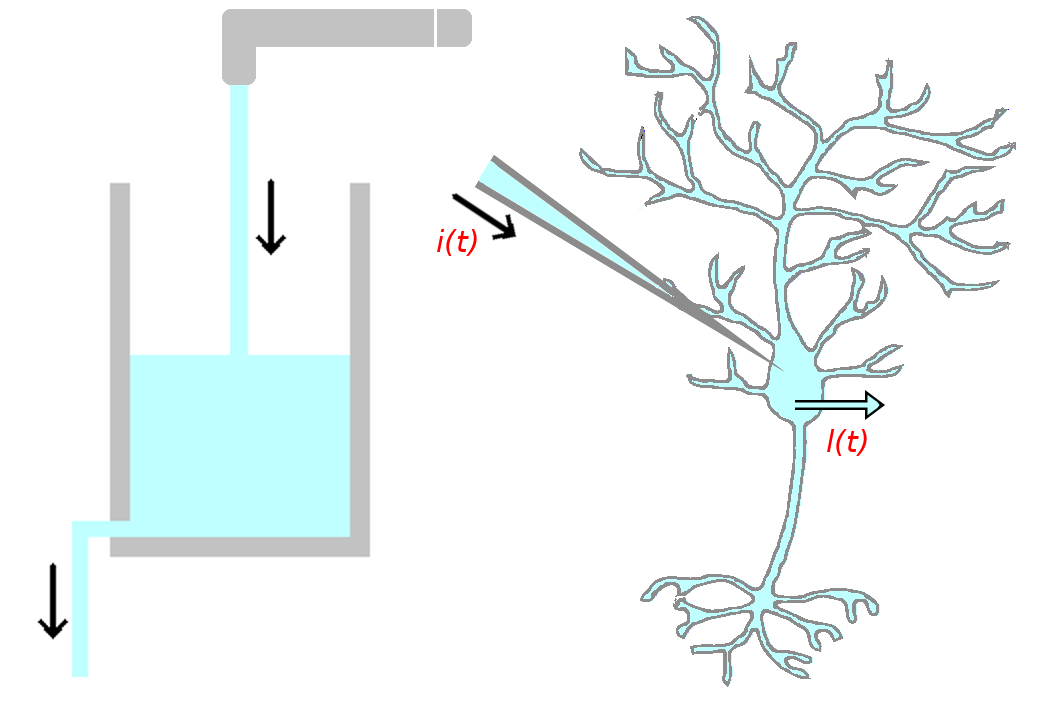
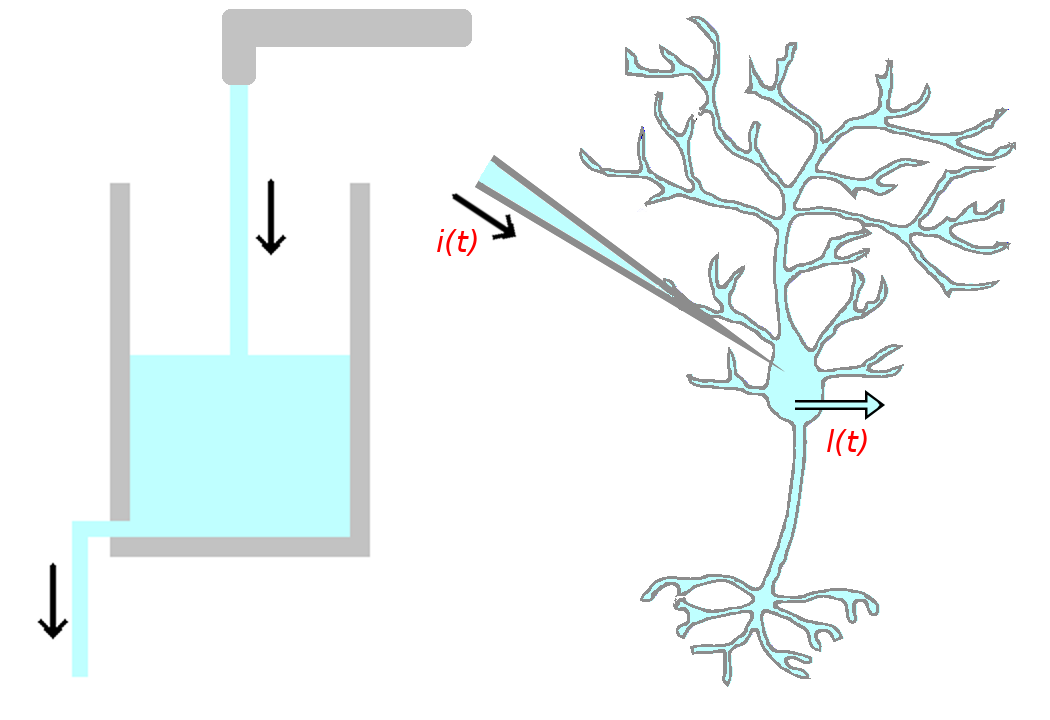
The second 1050 × 720 image is a revision of the first. Changes to its layers:
painted on "Layer #2" over [434, 9, 437, 47]
